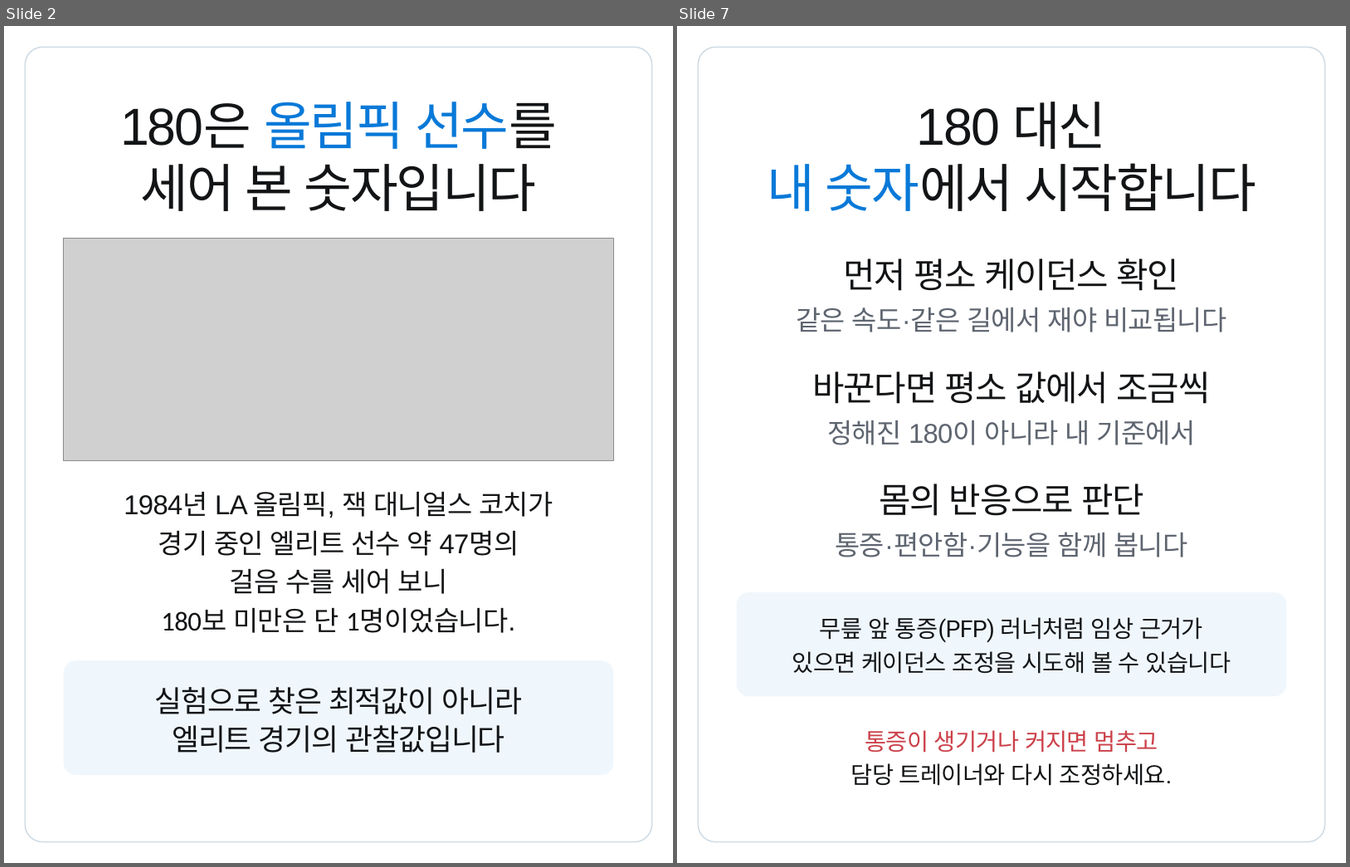
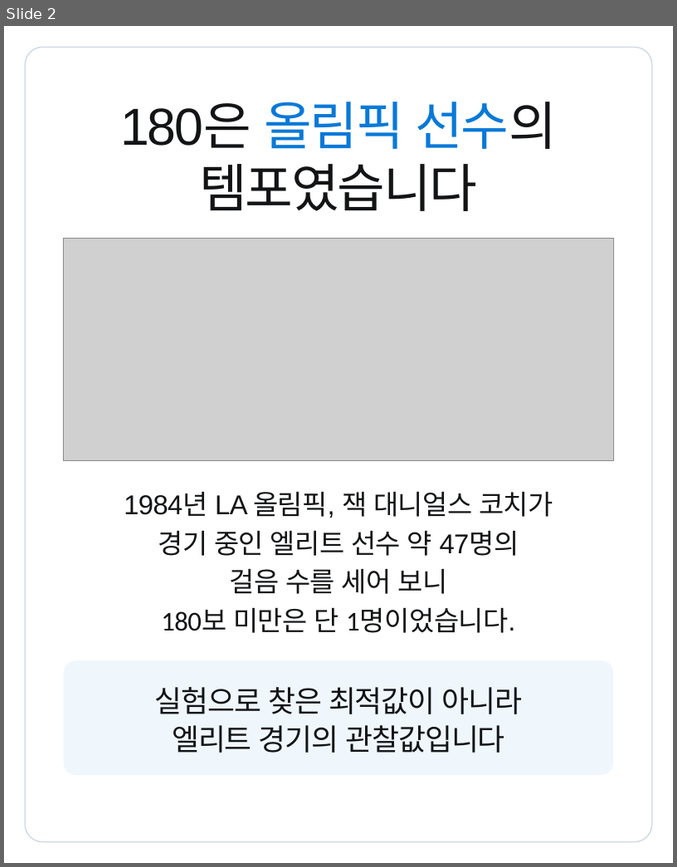
Before and after one commit to js920915-cyber/New-box, a slide deck: content/cadence-180-rule/adobe-express/cadence-180-rule-express.pptx. Shown side by side, each under a label of ours: slides 2 and 7 before the commit, slide 2 after it; the slides between them are not shown. The pictures are 1350x867 and 677x867 pixels, drawn with LibreOffice and Linux fonts; fonts in the diff are those of the drawing; grey boxes stand for pictures. Boxes give left, top, right and bottom in pixels: in the first picture for what was removed or moved away, otherwise in the second. Text is boxed around its words. In the diff, an @@ line names an element or a change of style, - is before the commit and + after.

```diff
--- a/content/cadence-180-rule/adobe-express/cadence-180-rule-express.pptx
+++ b/content/cadence-180-rule/adobe-express/cadence-180-rule-express.pptx
@@ slide 7 removed at (x1=677, y1=26, x2=1346, y2=863), background #FFFFFF @@
@@ rounded rectangle removed at (x1=698, y1=47, x2=1324, y2=841) @@
@@ text removed at (x1=917, y1=102, x2=1106, y2=149) @@
-180 대신
@@ text removed at (x1=767, y1=163, x2=1256, y2=211) @@
-내 숫자에서 시작합니다
@@ text removed at (x1=844, y1=258, x2=1180, y2=291) @@
-먼저 평소 케이던스 확인
@@ text removed at (x1=796, y1=307, x2=1226, y2=332) @@
-같은 속도·같은 길에서 재야 비교됩니다
@@ text removed at (x1=812, y1=371, x2=1211, y2=404) @@
-바꾼다면 평소 값에서 조금씩
@@ text removed at (x1=827, y1=420, x2=1196, y2=445) @@
-정해진 180이 아니라 내 기준에서
@@ text removed at (x1=879, y1=483, x2=1144, y2=516) @@
-몸의 반응으로 판단
@@ text removed at (x1=835, y1=531, x2=1187, y2=557) @@
-통증·편안함·기능을 함께 봅니다
@@ rounded rectangle removed at (x1=737, y1=591, x2=1286, y2=696) @@
@@ text removed at (x1=820, y1=617, x2=1203, y2=643) @@
-무릎 앞 통증(PFP) 러너처럼 임상 근거가
@@ text removed at (x1=792, y1=651, x2=1231, y2=673) @@
-있으면 케이던스 조정을 시도해 볼 수 있습니다
@@ text removed at (x1=865, y1=730, x2=1158, y2=752) @@
-통증이 생기거나 커지면 멈추고
@@ text removed at (x1=851, y1=763, x2=1172, y2=785) @@
-담당 트레이너와 다시 조정하세요.
@@ slide 2 changed as well @@
@@ text at (x1=120, y1=102, x2=557, y2=149): text changed @@
-180은 올림픽 선수를
+180은 올림픽 선수의
@@ text at (x1=199, y1=164, x2=477, y2=211): text changed @@
-세어 본 숫자입니다
+템포였습니다
```
Also in this commit, not shown: 7 slides added, 5 other slides removed, 57 other files.
